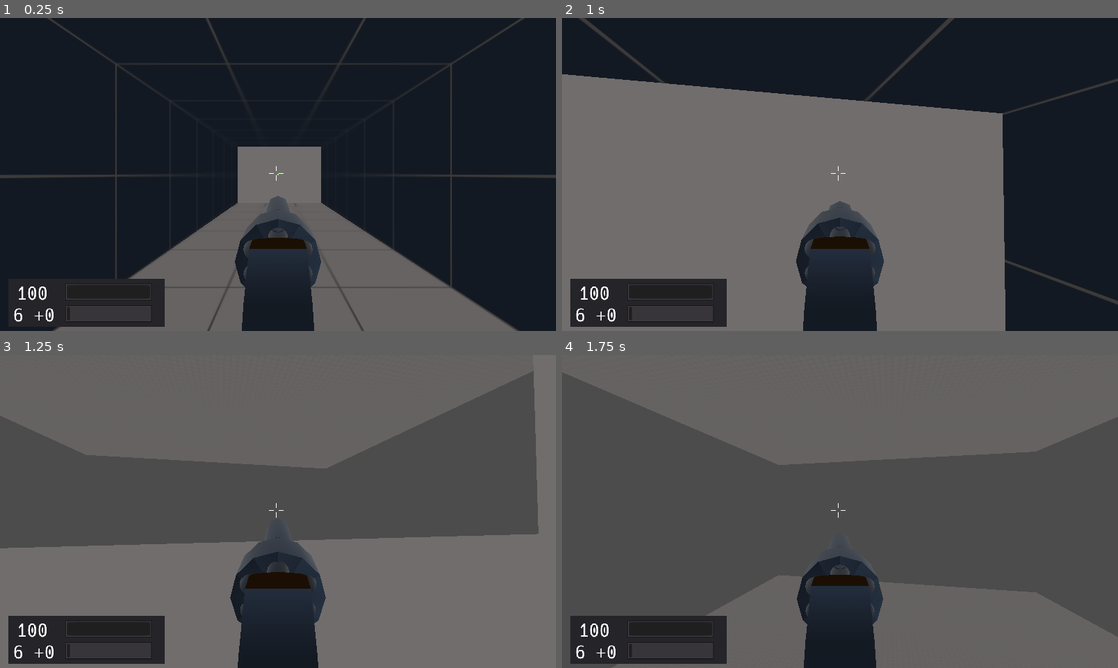
Above: before the commit, frames 1-4 (two rows, left to right).
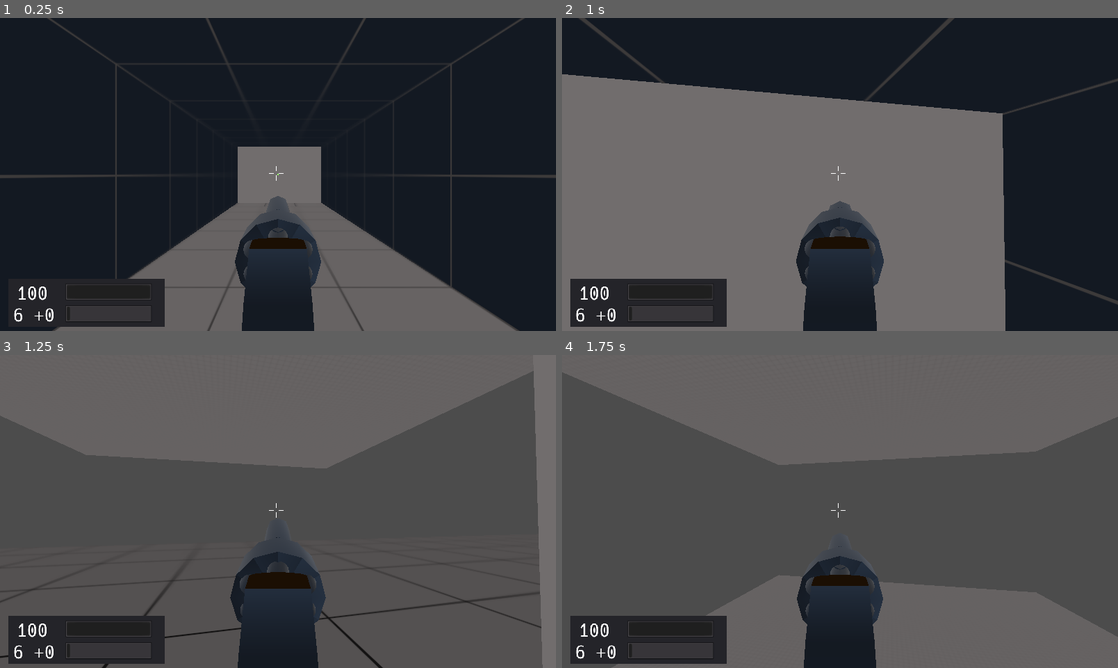
Above: after the commit, the same moments.

Repository: duckinator/keress
Game: Godot game, scene res://levels/Level_003.tscn
Same seed, same stepped clock (60 frames per second), same inputs: the game is played once before the commit and once after it. This scene is started directly instead of the project's main scene.
Inputs (mouse positions are in pixels of both pictures, inside the frame that each line leads up to):
- Up to frame 1 (0.25 s): no input
- Up to frame 2 (1 s): tap Enter (ui_accept) at 0.5 s; move the mouse to (867, 174) at 0.52 s; press the mouse at (867, 174) at 0.53 s; hold W (movement_forward) from 0.53 s (still down); tap Space (movement_jump) at 0.77 s
- Up to frame 3 (1.25 s): keep holding W (movement_forward)
- Up to frame 4 (1.75 s): keep holding W (movement_forward); move the mouse to (812, 511) at 1.27 s; release the mouse at (812, 511) at 1.28 s; right-click (812, 511) at 1.35 s; tap Space (movement_jump) at 1.52 s

Frames 1-2 are identical in both runs. In frame 3, 29% of the frame differs, in the area x 0-98%, y 57-100%; in frame 4, nothing differs.

Commit message:
Generate metal plate texture

Diff:
--- a/src/levels/Level_003.tscn
+++ b/src/levels/Level_003.tscn
@@ -6,6 +6,7 @@
 [ext_resource path="res://environment/door/Door.tscn" type="PackedScene" id=4]
 [ext_resource path="res://textures/generic-panel-01.png" type="Texture" id=5]
 [ext_resource path="res://textures/generic-panel-03.png" type="Texture" id=6]
+[ext_resource path="res://textures/metal-panel-01.png" type="Texture" id=7]
 
 [sub_resource type="Environment" id=1]
 ambient_light_color = Color( 0.678431, 0.654902, 0.654902, 1 )
@@ -32,10 +33,17 @@
 [sub_resource type="SpatialMaterial" id=6]
 albedo_texture = ExtResource( 6 )
 
-[sub_resource type="CubeMesh" id=7]
+[sub_resource type="SpatialMaterial" id=10]
+albedo_texture = ExtResource( 7 )
+uv1_scale = Vector3( 0.125, 0.125, 0.125 )
+uv1_offset = Vector3( 0.5, 0.5, 0 )
+uv1_triplanar = true
+
+[sub_resource type="CubeMesh" id=8]
+material = SubResource( 10 )
 size = Vector3( 40, 2, 400 )
 
-[sub_resource type="ConvexPolygonShape" id=8]
+[sub_resource type="ConvexPolygonShape" id=9]
 points = PoolVector3Array( -20, 1, 200, 20, 1, -200, 20, 1, 200, -20, 1, -200, -20, -1, 200, 20, -1, -200, 20, -1, 200, …(232 unchanged characters)…
 
 [node name="Level_003" type="Spatial"]
@@ -108,10 +116,10 @@
 [node name="MeshInstance" type="MeshInstance" parent="."]
 editor/display_folded = true
 transform = Transform( 1, 0, 0, 0, 1, 0, 0, 0, 1, -40, -1, 0 )
-mesh = SubResource( 7 )
+mesh = SubResource( 8 )
 material/0 = null
 
 [node name="StaticBody" type="StaticBody" parent="MeshInstance"]
 
 [node name="CollisionShape" type="CollisionShape" parent="MeshInstance/StaticBody"]
-shape = SubResource( 8 )
+shape = SubResource( 9 )
Not shown: 1 places in src/levels/Level_003.tscn that only renumber resources
Binary file added: src/textures/metal-panel-01.png
Not shown, added: src/textures/metal-panel-01.png.import
Not shown, changed: bin/generate-panels.py
